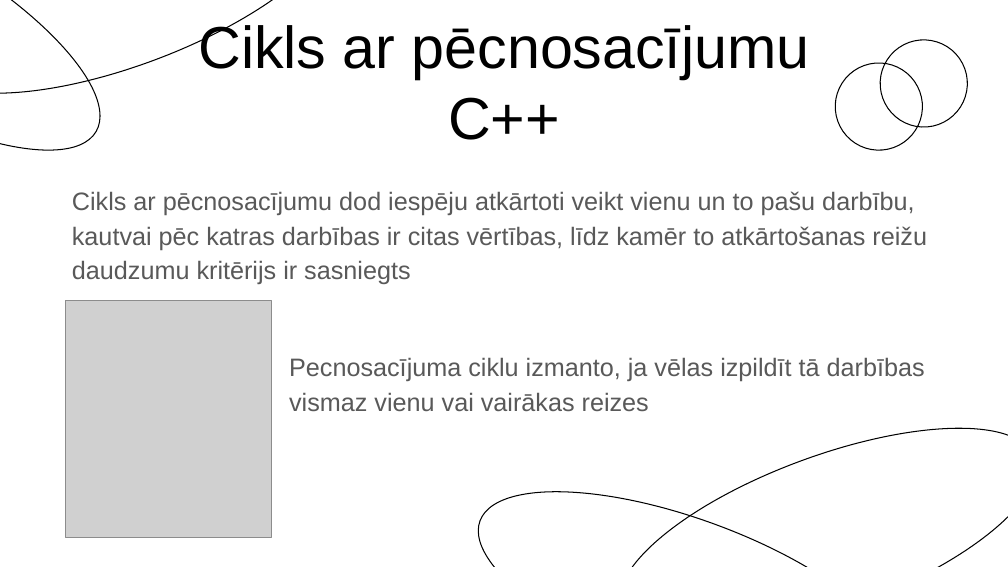
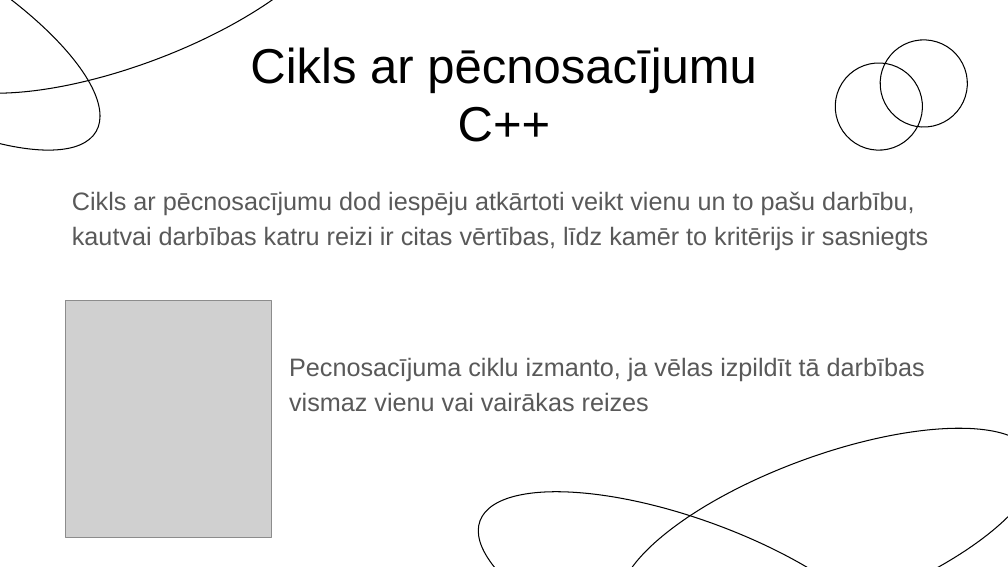
Before and after one commit to Siksna/2PT1_Eksamens, a slide deck: slide 2 of Pecnosacījumu_MācībuMaterials.pptx. Drawn at 1008x567 pixels with LibreOffice and Linux fonts; fonts in the diff are those of the drawing; grey boxes stand for pictures. Boxes give left, top, right and bottom in pixels: in the first picture for what was removed or moved away, otherwise in the second. Text is boxed around its words. In the diff, an @@ line names an element or a change of style, - is before the commit and + after.

```diff
--- a/Pecnosacījumu_MācībuMaterials.pptx
+++ b/Pecnosacījumu_MācībuMaterials.pptx
@@ title "Cikls ar pēcnosacījumu" at (250, 47, 757, 142): size 42.3 to 35 pt @@
@@ subtitle at (72, 191, 928, 250): text changed @@
-Cikls ar pēcnosacījumu dod iespēju atkārtoti veikt vienu un to pašu darbību, kautvai pēc katras darbības ir citas vērtības, līdz kamēr to atkārtošanas reižu daudzumu kritērijs ir sasniegts
+Cikls ar pēcnosacījumu dod iespēju atkārtoti veikt vienu un to pašu darbību, kautvai darbības katru reizi ir citas vērtības, līdz kamēr to kritērijs ir sasniegts
```
Also in this commit, not shown: 6 other slides changed, 3 slides added, 3 slides removed, 1 other file.
